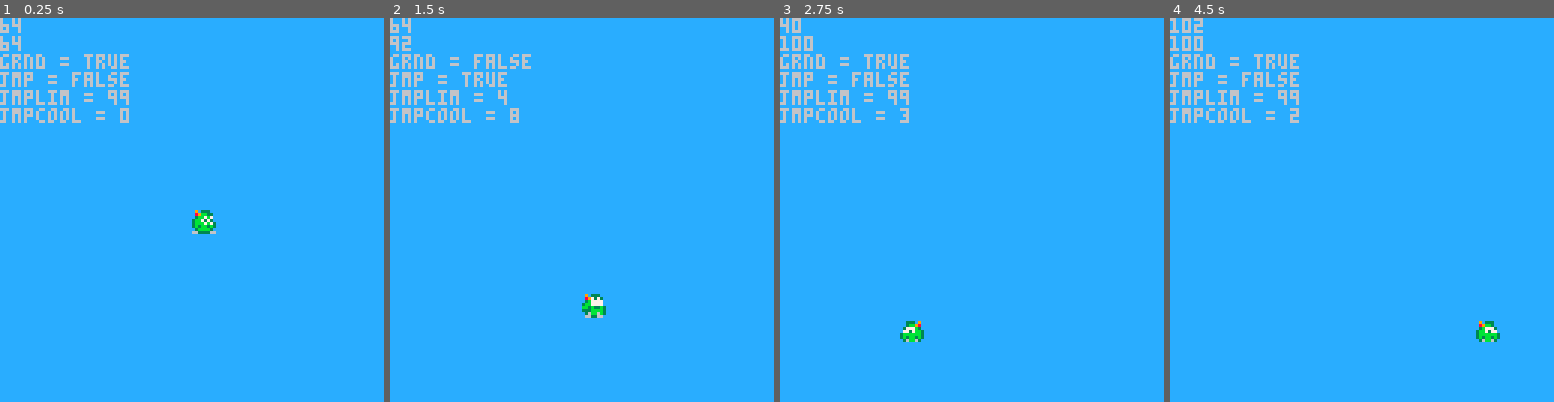
Above: before the commit, frames 1-4 (left to right).
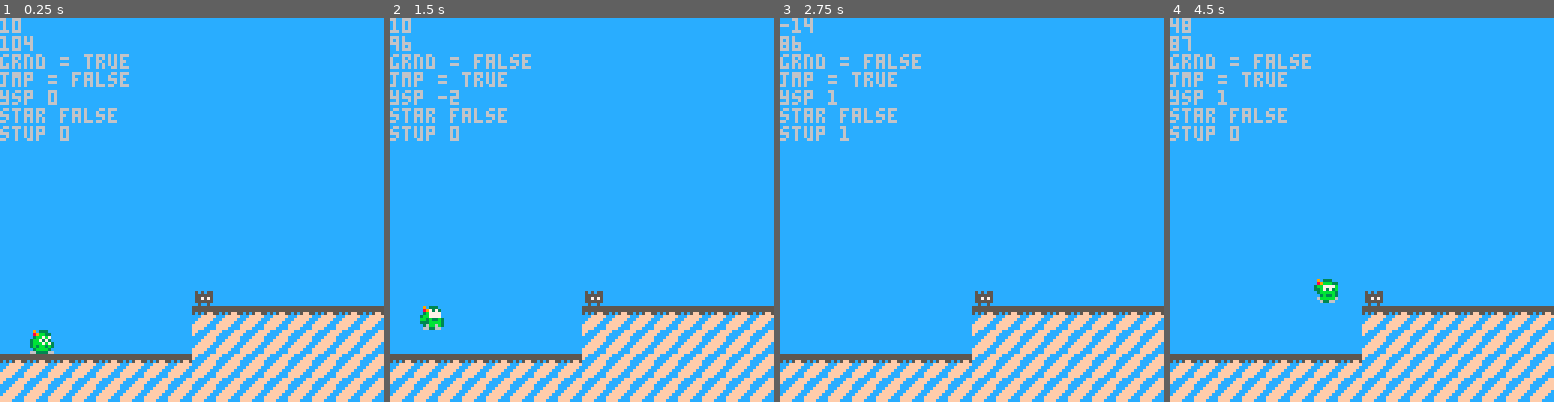
Above: after the commit, the same moments.

Repository: EzDzzIt/GreenGuyGaiden
Game: PICO-8 cartridge ggg.p8
Same seed, same stepped clock (60 frames per second), same inputs: the game is played once before the commit and once after it.
Inputs:
- Up to frame 1 (0.25 s): no input
- Up to frame 2 (1.5 s): tap O (Z key) at 0.33, 0.7, 1.43 s; tap X (X key) at 1.07 s
- Up to frame 3 (2.75 s): hold Left 1.97-2.37 s; tap X (X key) at 2.07, 2.4, 2.73 s; tap O (Z key) at 2.22 s
- Up to frame 4 (4.5 s): hold Right 2.87-3.53 s; tap X (X key) every 0.33 s from 3.07 to 4.4 s; tap O (Z key) at 3.1, 3.98 s; hold Right from 4.13 s (still down)

The runs differ from the first frame. In frame 1, 14% of the frame differs, in the area x 0-100%, y 0-100%; in frame 2, 13%; in frame 3, 14%; in frame 4, 14%.

Commit message:
Added star graphics, star handling logic, star animation

Diff:
--- a/ggg.p8
+++ b/ggg.p8
@@ -5,15 +5,13 @@
 
 function _init()
 	cls(0)
---define player data
-	player_x, player_y, xsp, ysp = 64,64,0,0
-	player_spr, player_dir = 1, false
-	jmp = false
---cooldown set, height set, starting cd
-	jmpclim, jmplim, jmpcool = 8, 0, 0
---special character states to check
-	grnd, dead = true,false
---counter
+	_player()
+	_star()
+	--game parameters
+	grav = 8
+	--cooldown set, height set, starting cd
+	jmpclim,jmplim  = 8,0
+	--counter
 	t = 0
 end
 
@@ -22,34 +20,39 @@
 	if player_y >= 128 then
 		dead = true
 	end
+	--process actors
+	update_player()
+	update_star()
+	animate_player()
+	animate_star()
 
 	--debugging ground
-	if player_y >= 100 then
-		player_y = 100
+	if player_y >= 104 then
+		player_y = 104
 		grnd = true
 	end
-
-	move_player()
-	animate_player()
-
 
 	--t is my counter, dude
 	t = t + 1
-	if (t == 60) then
+	if (t < 0) then
 		t = 0
 	end
 
 function _draw()
 	cls(12)
+	map(0,0,0,64)
 	spr(player_spr,player_x,player_y,1,1,player_dir)
+	if star_exists or star_charging then
+		spr(star_spr,star_x,star_y)
+	end
 	--debug vars
 	debug()
 end
 
 end
 -->8
---player movement and input
-function move_player()
+--player movement and actions
+function update_player()
 
 	if btn(1) then --➡️ wins!
 		xsp = 1
@@ -62,7 +65,7 @@
 			xsp = 0
 	end
 
---check direction/flip of sprite
+--check direction/flip sprite
 	if xsp > 0 then
 		player_dir = false
 	elseif xsp < 0 then
@@ -77,7 +80,7 @@
 	ysp = 0
 else
 	--accel limit?
-	if t%5 == 0 then
+	if t%grav == 0 then
 		if ysp < 5 then
 			ysp = ysp + 1
 		end
@@ -94,7 +97,7 @@
 if(btn(4)) and grnd and jmpcool == 0 then
 	if jmp == false then
 		jmpcool = jmpclim
-		sound()
+		--play sound on jump?--
 	end
 	ysp = -2
 	jmp = true
@@ -114,10 +117,59 @@
 player_y = player_y + ysp
 
 end
+
+function update_star()
+--button initially pressed
+	if not star_exists then
+		if btn(5) then
+			if star_stup < 45 then
+				star_stup += 1
+				star_charging = true
+				star_x = player_x
+				star_y = player_y-8
+			elseif star_stup >= 45 then
+				star_stup = 0
+				star_exists = true
+				star_x = player_x
+				star_y = player_y-8
+			end
+		else
+			star_stup = 0
+			star_charging = false
+			stxsp = 0
+			stysp = 0
+		end
+--star already exists and button held
+	elseif btn(5) and star_cnt==0 and star_charging then
+		star_x = player_x
+		star_y = player_y-8
+--star release
+	elseif star_charging and star_cnt==0 then
+		star_cnt = starlim
+		if player_dir then
+			stxsp = -2
+		else
+			stxsp = 2
+		end
+		stysp = 1
+		star_charging = false
+	elseif star_cnt > 0 then
+--star physics hack
+		if star_y > 104 then
+			stysp = -1
+		end
+--move star x and y
+		star_x += stxsp
+		star_y += stysp
+		star_cnt -= 1
+	else
+--kill star
+		star_exists = false
+	end
+end
 -->8
 --animation
 function animate_player()
---animation state machine:
 --state 0: idle
 	if xsp == 0 and ysp == 0 and jmpcool == 0 then
 		player_spr = 1
@@ -142,6 +194,53 @@
 		player_spr = 6
 	end
 end
+
+function animate_star()
+--state 0: charging star up
+	if star_charging and star_stup>0 then
+	--ani speed
+		if t%10 == 0 then
+			star_spr += 1
+			--clamp animation
+			if star_spr > 18 then
+				star_spr = 17
+			end
+		end
+--state 1: ready to fire, flash
+	elseif star_charging then
+	--ani speed
+		if t%30 == 0 then
+			star_spr = 19
+		elseif t%15 == 0 then
+			star_spr = 16
+		end
+--state 2: star flying, static
+	else
+		star_spr = 16
+	end
+end
+-->8
+--object code
+function _player()
+	--define player obj data
+	player_x, player_y, xsp, ysp = 10,104,0,0
+	player_spr, player_dir = 1,false
+	jmp, jmpcool = false,0
+	grnd, dead = true,false
+end
+
+function _star()
+	--define star obj data
+	star_x, star_y, stxsp, stysp = 0,0,0,0
+	star_spr, star_exists = 16, false
+	starlim, star_cnt, star_stup = 120,0,0
+	star_charging = false
+end
+-->8
+--soundfx
+function sound()
+	sfx(0)
+end
 -->8
 --debug
 function debug()
@@ -149,30 +248,34 @@
 	print(player_y)
 	print("grnd = " ..tostr(grnd))
 	print("jmp = " ..tostr(jmp))
-	print("jmplim = " ..tostr(jmplim))
-	print("jmpcool = " ..tostr(jmpcool))
-end
--->8
---soundfx
-function sound()
-	sfx(0)
+	print("ysp " ..tostr(ysp))
+	print("star " ..tostr(star_exists))
+	print("stup " ..tostr(star_stup))
 end
 __gfx__
-00000000c9c333ccc9c333ccc9c333ccc9c333ccc9c333ccccccccccffccccffcccccccc55555555000000000000000000000000000000000000000000000000
-06000060c89bb33cc89bb33cc89bb33cc897373cc89bbb33c9c333ccfccccfffcccccccc05050500000000000000000000000000000000000000000000000000
-00700700c3bb7b7cc3bb7b7cc3bb7b7cc3b7777c3bb7777bc89bb3ccccccffffcccccccc5c5c5ff5000000000000000000000000000000000000000000000000
-600770063bb7373c3bb7373c3bb7373c3bb7777c33b7373bc3b7773ccccfffffcccccccccccfffff000000000000000000000000000000000000000000000000
-060770603bbb7b733b3b7b7b3b3b7b73bb3b33b3c3bbbbb33bb7377cccfffffcccccccccccfffffc000000000000000000000000000000000000000000000000
-007007003b3bb3b33bb3b3b33bb3b3b3333bbbb3cc3b33b33bbbbbb3cfffffcccccccccccfffffcc000000000000000000000000000000000000000000000000
-00000000c3bbbb3cc33bbbb6633bbbbcc36bb6b3c6bbbbb63b3bb3b3fffffcccccccccccfffffccc000000000000000000000000000000000000000000000000
-0000000066333366c663336cc633336cc663366ccc63366cc36bb63cffffccccccccccccffffcccc000000000000000000000000000000000000000000000000
+00000000c9c333ccc9c333ccc9c333ccc9c333ccc9c333ccccccccccffccccffcccccccc55555555cccccccc0000000000000000000000000000000000000000
+06000060c89bb33cc89bb33cc89bb33cc897373cc89bbb33c9c333ccfccccfffcccccccc55555555cccccccc0000000000000000000000000000000000000000
+00700700c3bb7b7cc3bb7b7cc3bb7b7cc3b7777c3bb7777bc89bb3ccccccffffcccccccc5c5c5ff5cccccccc0000000000000000000000000000000000000000
+600770063bb7373c3bb7373c3bb7373c3bb7777c33b7373bc3b7773ccccfffffcccccccccccfffffc5c5c55c0000000000000000000000000000000000000000
+060770603bbb7b733b3b7b7b3b3b7b73bb3b33b3c3bbbbb33bb7377cccfffffcccccccccccfffffcc555555c0000000000000000000000000000000000000000
+007007003b3bb3b33bb3b3b33bb3b3b3333bbbb3cc3b33b33bbbbbb3cfffffcccccccccccfffffccc557575c0000000000000000000000000000000000000000
+00000000c3bbbb3cc33bbbb6633bbbbcc36bb6b3c6bbbbb63b3bb3b3fffffcccccccccccfffffcccc555555c0000000000000000000000000000000000000000
+0000000066333366c663336cc633336cc663366ccc63366cc36bb63cffffccccccccccccffffcccccc5cc5cc0000000000000000000000000000000000000000
+cccacccaaaccccaacaccaccaccc9ccc9000000000000000000000000000000000000000000000000000000000000000000000000000000000000000000000000
+accaccacaacaccaaaaaccaaa9cc9cc9c000000000000000000000000000000000000000000000000000000000000000000000000000000000000000000000000
+cacacaccccccaccccaaccaacc9c9c9cc000000000000000000000000000000000000000000000000000000000000000000000000000000000000000000000000
+ccaaaccccacccccaaacccccccc999ccc000000000000000000000000000000000000000000000000000000000000000000000000000000000000000000000000
+aaaaaaaaccccccccccaacaaa99999999000000000000000000000000000000000000000000000000000000000000000000000000000000000000000000000000
+ccaaacccccccccccccaacaaacc999ccc000000000000000000000000000000000000000000000000000000000000000000000000000000000000000000000000
+cacacaccaaacacaacaaccaacc9c9c9cc000000000000000000000000000000000000000000000000000000000000000000000000000000000000000000000000
+accaccacaaccccaacacaccac9cc9cc9c000000000000000000000000000000000000000000000000000000000000000000000000000000000000000000000000
 __map__
-0808080808080808080808080808080800000000000000000000000000000000000000000000000000000000000000000000000000000000000000000000000000000000000000000000000000000000000000000000000000000000000000000000000000000000000000000000000000000000000000000000000000000000
-0808080808080808080808080808080800000000000000000000000000000000000000000000000000000000000000000000000000000000000000000000000000000000000000000000000000000000000000000000000000000000000000000000000000000000000000000000000000000000000000000000000000000000
-0808080808080808080808080808080800000000000000000000000000000000000000000000000000000000000000000000000000000000000000000000000000000000000000000000000000000000000000000000000000000000000000000000000000000000000000000000000000000000000000000000000000000000
-0808080808080808080808080808080800000000000000000000000000000000000000000000000000000000000000000000000000000000000000000000000000000000000000000000000000000000000000000000000000000000000000000000000000000000000000000000000000000000000000000000000000000000
-0808080808080808090909090909090900000000000000000000000000000000000000000000000000000000000000000000000000000000000000000000000000000000000000000000000000000000000000000000000000000000000000000000000000000000000000000000000000000000000000000000000000000000
-0808010808080808070707070707070700000000000000000000000000000000000000000000000000000000000000000000000000000000000000000000000000000000000000000000000000000000000000000000000000000000000000000000000000000000000000000000000000000000000000000000000000000000
+0000000000000000000000000000000000000000000000000000000000000000000000000000000000000000000000000000000000000000000000000000000000000000000000000000000000000000000000000000000000000000000000000000000000000000000000000000000000000000000000000000000000000000
+0000000000000000000000000000000000000000000000000000000000000000000000000000000000000000000000000000000000000000000000000000000000000000000000000000000000000000000000000000000000000000000000000000000000000000000000000000000000000000000000000000000000000000
+0000000000000000000000000000000000000000000000000000000000000000000000000000000000000000000000000000000000000000000000000000000000000000000000000000000000000000000000000000000000000000000000000000000000000000000000000000000000000000000000000000000000000000
+00000000000000000a0000000000000000000000000000000000000000000000000000000000000000000000000000000000000000000000000000000000000000000000000000000000000000000000000000000000000000000000000000000000000000000000000000000000000000000000000000000000000000000000
+0000000000000000090909090909090900000000000000000000000000000000000000000000000000000000000000000000000000000000000000000000000000000000000000000000000000000000000000000000000000000000000000000000000000000000000000000000000000000000000000000000000000000000
+0000000000000000070707070707070700000000000000000000000000000000000000000000000000000000000000000000000000000000000000000000000000000000000000000000000000000000000000000000000000000000000000000000000000000000000000000000000000000000000000000000000000000000
 0909090909090909070707070707070700000000000000000000000000000000000000000000000000000000000000000000000000000000000000000000000000000000000000000000000000000000000000000000000000000000000000000000000000000000000000000000000000000000000000000000000000000000
 0707070707070707070707070707070700000000000000000000000000000000000000000000000000000000000000000000000000000000000000000000000000000000000000000000000000000000000000000000000000000000000000000000000000000000000000000000000000000000000000000000000000000000
 
